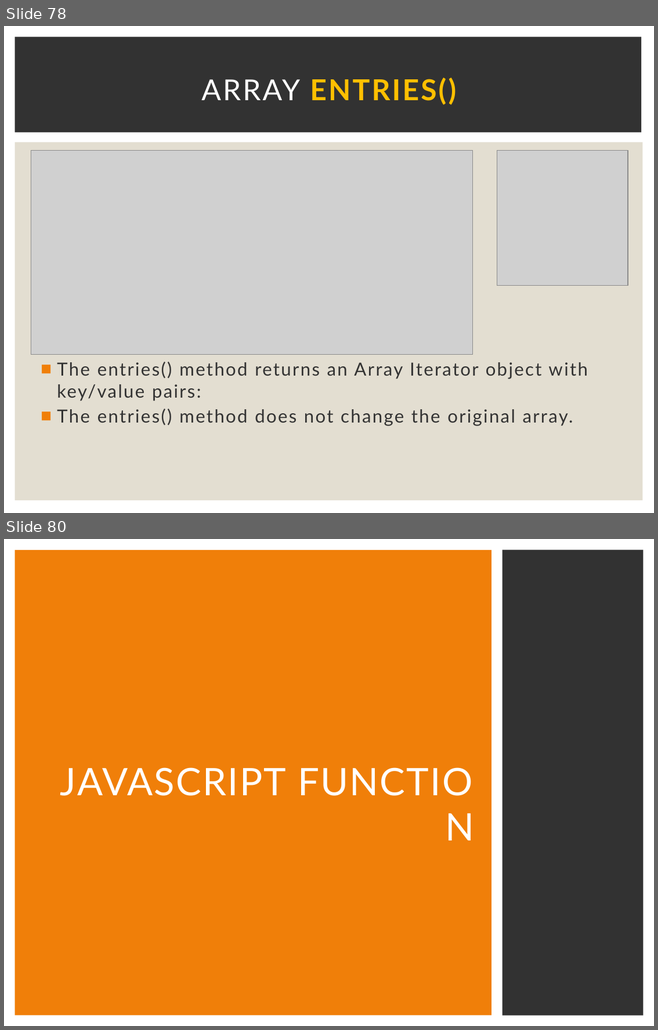
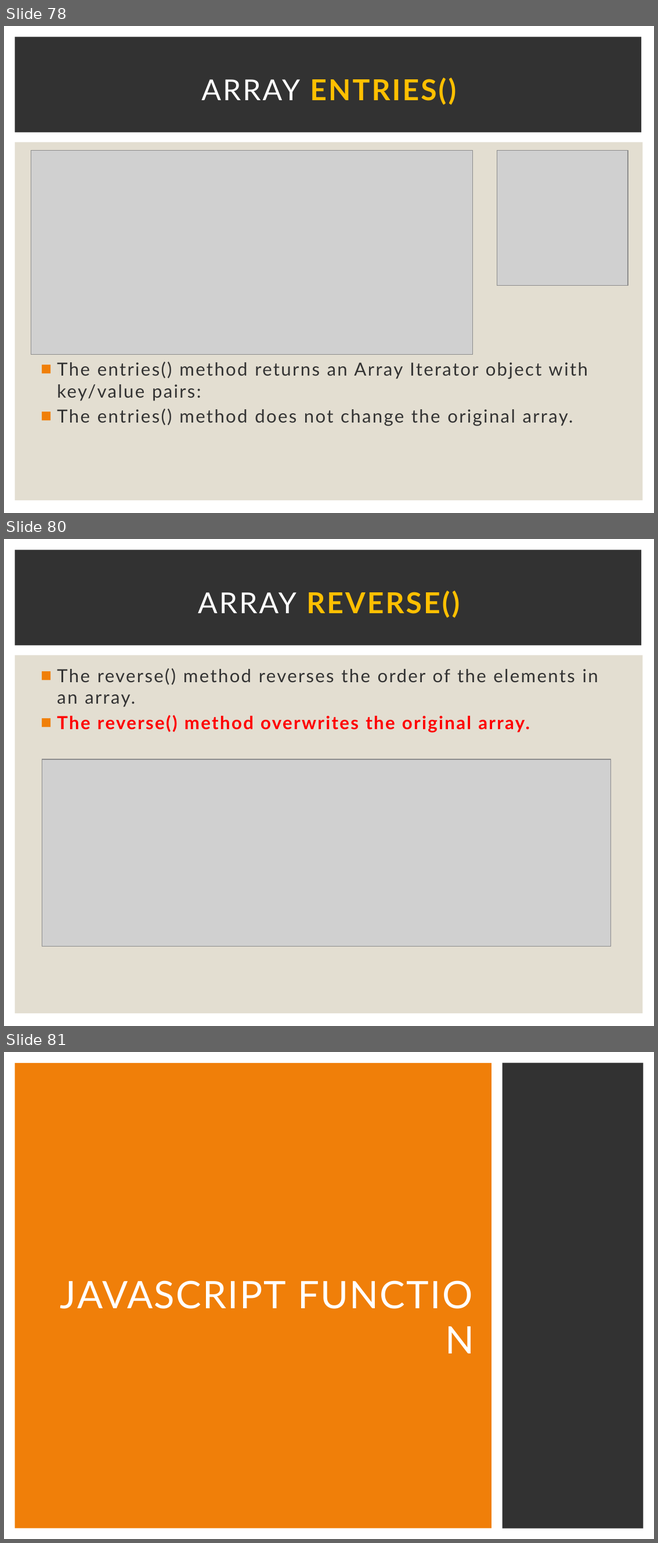
Before and after one commit to Karamihova/Fundamentals-JS, a slide deck: Programming Prep.pptx. Shown one above the other, each under a label of ours: slides 78 and 80 before the commit, slides 78, 80 and 81 after it; the slides between them are not shown. The pictures are 658x1030 and 658x1543 pixels, drawn with LibreOffice and Linux fonts; fonts in the diff are those of the drawing; grey boxes stand for pictures. Boxes give left, top, right and bottom in pixels: in the first picture for what was removed or moved away, otherwise in the second. Text is boxed around its words. In the diff, an @@ line names an element or a change of style, - is before the commit and + after.

Commit message:
Exercise Arrays Methods

```diff
--- a/Programming Prep.pptx
+++ b/Programming Prep.pptx
@@ slide 80 added at box(4, 539, 654, 1026), background #FFFFFF; not listed: 2 template elements that a slide beside it also shows @@
@@ title added at box(198, 591, 459, 618), 32 pt, text #FFC000, bold @@
+ARRAY REVERSE()
@@ text added at box(57, 668, 598, 732), 20 pt, text #323232 @@
+■ The reverse() method reverses the order of the elements in an array.
+■ The reverse() method overwrites the original array.
@@ picture added at box(42, 759, 610, 946) @@
@@ what was slide 80 is now slide 81 @@
```
Also in this commit, not shown: 1 slide changed, 6 other files.
